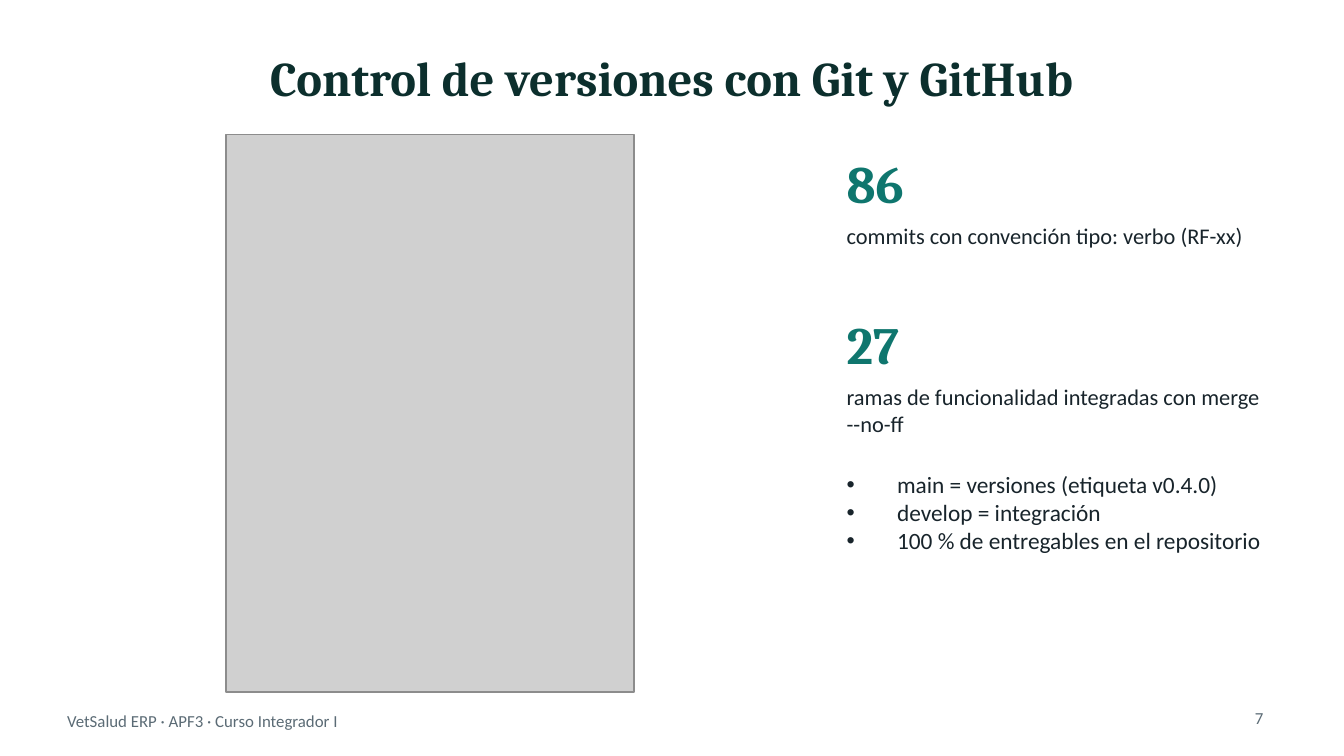
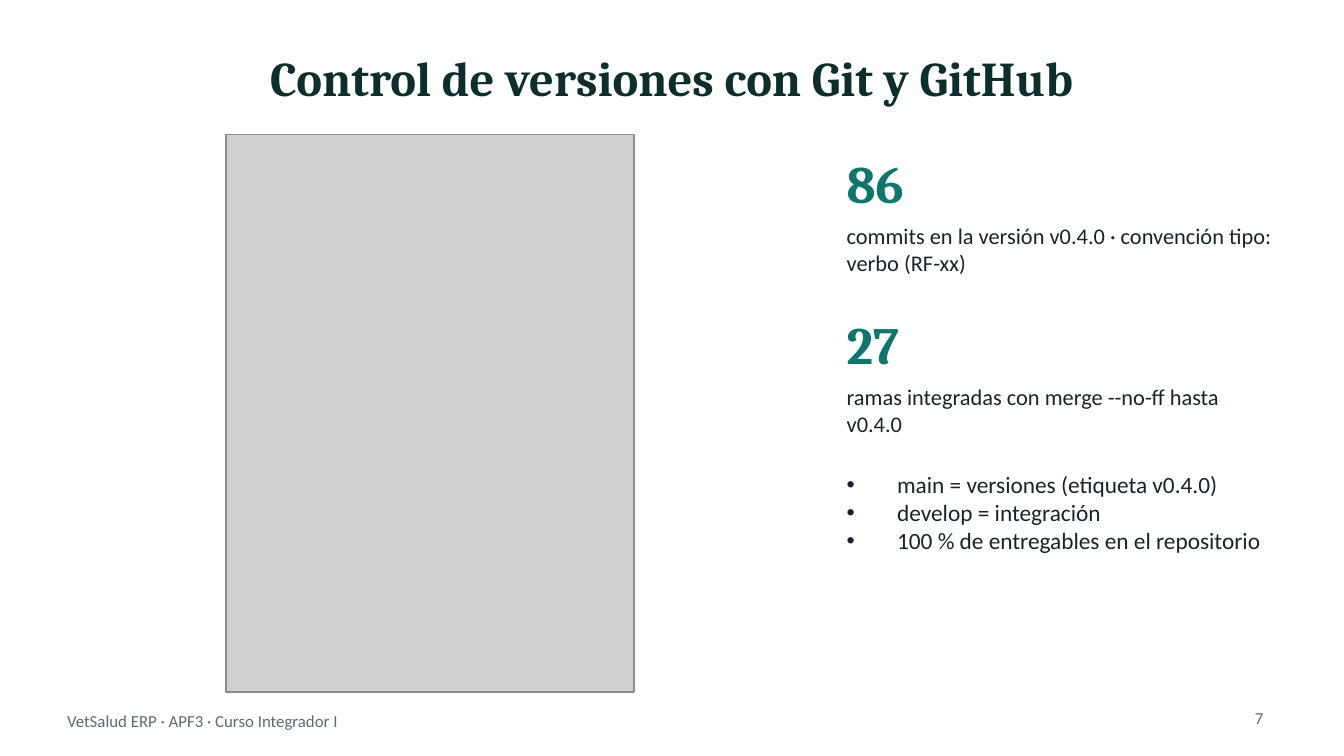
Before and after one commit to JeanUniSoft/vetsalud-erp, a slide deck: slide 7 of docs/entregables/APF3/APF3_VetSaludERP_Sustentacion.pptx. Drawn at 1344x756 pixels with LibreOffice and Linux fonts; fonts in the diff are those of the drawing; grey boxes stand for pictures. Boxes give left, top, right and bottom in pixels: in the first picture for what was removed or moved away, otherwise in the second. Text is boxed around its words. In the diff, an @@ line names an element or a change of style, - is before the commit and + after.

Commit message:
docs: precisa en el informe y la presentación que los commits y ramas se cuentan hasta la etiqueta v0.4.0

```diff
--- a/docs/entregables/APF3/APF3_VetSaludERP_Sustentacion.pptx
+++ b/docs/entregables/APF3/APF3_VetSaludERP_Sustentacion.pptx
@@ text at [847, 228, 1271, 274]: text changed @@
-commits con convención tipo: verbo (RF-xx)
+commits en la versión v0.4.0 · convención tipo: verbo (RF-xx)
@@ text at [847, 389, 1219, 432]: text changed @@
-ramas de funcionalidad integradas con merge --no-ff
+ramas integradas con merge --no-ff hasta v0.4.0
```
Also in this commit, not shown: 3 other files.
